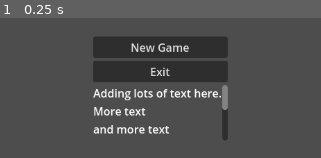
Above: before the commit, frame 1.
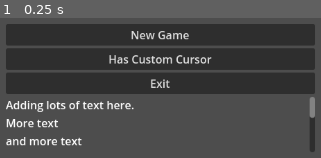
Above: after the commit, the same moment.

Repository: Vortex-Basis-LLC/Godot-VBG-Samples-GamepadCursor
Game: Godot game, scene res://scenes/test_level.tscn
The game is run twice, just before and just after one commit, with the same random seed, the same clock (stepped at 60 frames per second) and the same inputs.
Inputs:
- Up to frame 1 (0.25 s): no input

The runs differ from the first frame. In frame 1, 41% of the frame differs, in the area x 1-99%, y 4-96%.

Commit message:
Add friction support for buttons and use new 4.3 Godot method for getting the hovered control under the mouse.

Diff:
--- a/input/gamepad_cursor.gd
+++ b/input/gamepad_cursor.gd
@@ -1,6 +1,8 @@
 extends Node2D
 
 @export var max_speed := 500.0
+
+@export var max_friction_speed := 200.0
 
 @export var max_scroll_speed := 500.0
 
@@ -24,6 +26,10 @@
 
 # Called when the node enters the scene tree for the first time.
 func _ready() -> void:
+	# Listen for joy_connection_changed and automatically use first device_id
+	# if no explicit joystick_device_id has been provided.
+	Input.connect("joy_connection_changed", self._on_joy_connection_changed)
+
 	# NOTE: Set mouse to visible before using this: Input.set_mouse_mode(Input.MOUSE_MODE_VISIBLE)
 	#   It is assumed programs will control mouse visibility from a more central location.
 	last_mouse_pos = get_global_mouse_position()
@@ -34,16 +40,29 @@
 		joystick_device_id = joypad_device_ids[0]
 
 
+func _on_joy_connection_changed(device_id, connected):
+	if connected:
+		if joystick_device_id == -1:
+			joystick_device_id = device_id
+	else:
+		if joystick_device_id == device_id:
+			joystick_device_id = -1
+
+
 func _process(delta: float) -> void:
 	var mouse_over := find_control_under_mouse()
 
 	handle_left_button()
 	handle_scrolling(delta, mouse_over)
 
-	var input_dir := Vector2(Input.get_joy_axis(joystick_device_id, JOY_AXIS_LEFT_X), Input.get_joy_axis(0, JOY_AXIS_LEFT_Y));
+	var input_dir := Vector2(Input.get_joy_axis(joystick_device_id, JOY_AXIS_LEFT_X), Input.get_joy_axis(joystick_device_id, JOY_AXIS_LEFT_Y));
 	input_dir = apply_joy_deadzone(input_dir)
 
-	var current_velocity = max_speed * input_dir;
+	var speed_to_use: float = max_speed
+	if should_apply_friction(mouse_over):
+		speed_to_use = max_friction_speed
+
+	var current_velocity = speed_to_use * input_dir;
 	var mouse_move = current_velocity * delta
 
 	if (mouse_move != Vector2.ZERO):
@@ -69,34 +88,18 @@
 		last_mouse_pos = mouse_event.position
 
 
-var _slow_mode_warning_shown = false
+var _missing_get_hovered_method_shown = false
 
 func find_control_under_mouse() -> Control:
 	var viewport := get_viewport()
-	if viewport.has_method("gui_get_mouse_over"):
-		return get_viewport().gui_get_mouse_over()
-	else:
-		if !_slow_mode_warning_shown:
-			print("WARNING: Slow method used: gui_get_mouse_over() not implemented on viewport.")
-			_slow_mode_warning_shown = true
-
-		var control := find_control_at_pos(get_tree().root, last_mouse_pos)
-		return control
-
-func find_control_at_pos(node: Node, pos: Vector2) -> Control:
-	if !node:
+	if !viewport.has_method("gui_get_hovered_control"):
+		if !_missing_get_hovered_method_shown:
+			print("ERROR: You must update to Godot 4.3 to get viewport's gui_get_hovered_control method.")
+			_missing_get_hovered_method_shown = true
 		return null
 
-	for child_node in node.get_children():
-		var child_control := find_control_at_pos(child_node, last_mouse_pos)
-		if child_control:
-			return child_control
+	return viewport.gui_get_hovered_control()
 
-	if node is Control:
-		if (node as Control).get_global_rect().has_point(pos):
-			return node
-
-	return null
 
 func find_containing_scroll_container(node: Node) -> ScrollContainer:
 	if node is ScrollContainer:
@@ -111,7 +114,7 @@
 func handle_scrolling(delta: float, mouse_over: Control) -> void:
 	var scroll_container = find_containing_scroll_container(mouse_over)
 	if scroll_container:
-		var scroll_dir := Vector2(Input.get_joy_axis(joystick_device_id, JOY_AXIS_RIGHT_X), Input.get_joy_axis(0, JOY_AXIS_RIGHT_Y));
+		var scroll_dir := Vector2(Input.get_joy_axis(joystick_device_id, JOY_AXIS_RIGHT_X), Input.get_joy_axis(joystick_device_id, JOY_AXIS_RIGHT_Y));
 		scroll_dir = apply_joy_deadzone(scroll_dir)
 
 		if scroll_dir != Vector2.ZERO:
@@ -165,3 +168,10 @@
 		vec.y = (vec.y - joy_deadzone) / (1.0 - joy_deadzone)
 
 	return vec
+
+
+func should_apply_friction(control: Control) -> bool:
+		if control is Button:
+			return true
+
+		return false
--- a/project.godot
+++ b/project.godot
@@ -12,7 +12,7 @@
 
 config/name="VBG_GamepadCursor"
 run/main_scene="res://scenes/test_level.tscn"
-config/features=PackedStringArray("4.2", "Forward Plus")
+config/features=PackedStringArray("4.3", "Forward Plus")
 config/icon="res://icon.svg"
 
 [dotnet]
--- a/scenes/test_level.gd
+++ b/scenes/test_level.gd
@@ -17,3 +17,7 @@
 
 func _on_button_exit_pressed() -> void:
 	get_tree().quit()
+
+
+func _on_button_custom_cursor_pressed():
+	print("custom cursor button pressed")
--- a/scenes/test_level.tscn
+++ b/scenes/test_level.tscn
@@ -24,6 +24,12 @@
 focus_mode = 0
 text = "New Game"
 
+[node name="ButtonCustomCursor" type="Button" parent="CenterContainer/VBoxContainer"]
+layout_mode = 2
+focus_mode = 0
+mouse_default_cursor_shape = 2
+text = "Has Custom Cursor"
+
 [node name="ButtonExit" type="Button" parent="CenterContainer/VBoxContainer"]
 layout_mode = 2
 focus_mode = 0
@@ -44,7 +50,10 @@
 So much text that we
 can keep scrolling
 and scrolling
-and scrolling."
+and scrolling.
+
+If you can see this, then you have scrolled to the bottom."
 
 [connection signal="pressed" from="CenterContainer/VBoxContainer/ButtonNewGame" to="." method="_on_button_new_game_pressed"]
+[connection signal="pressed" from="CenterContainer/VBoxContainer/ButtonCustomCursor" to="." method="_on_button_custom_cursor_pressed"]
 [connection signal="pressed" from="CenterContainer/VBoxContainer/ButtonExit" to="." method="_on_button_exit_pressed"]
